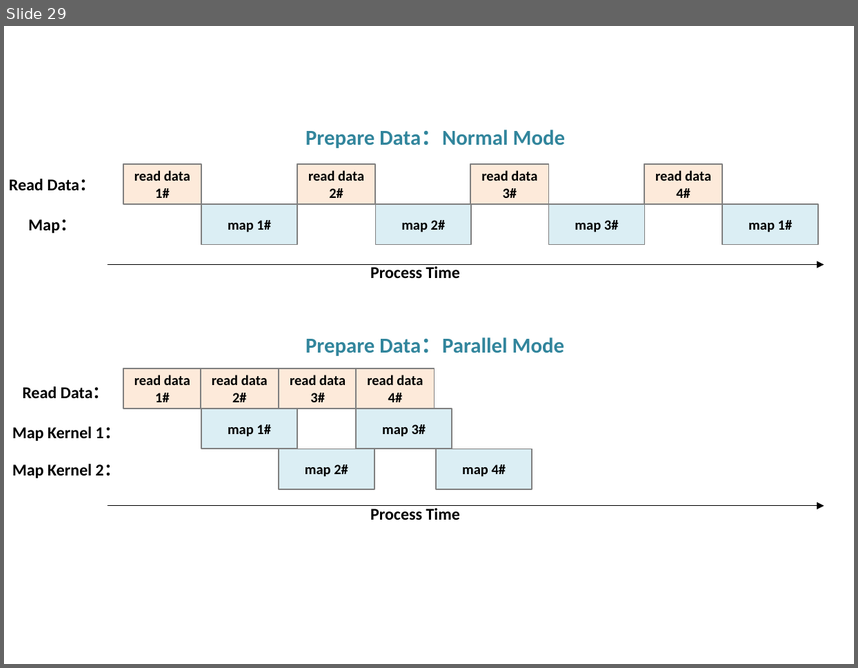
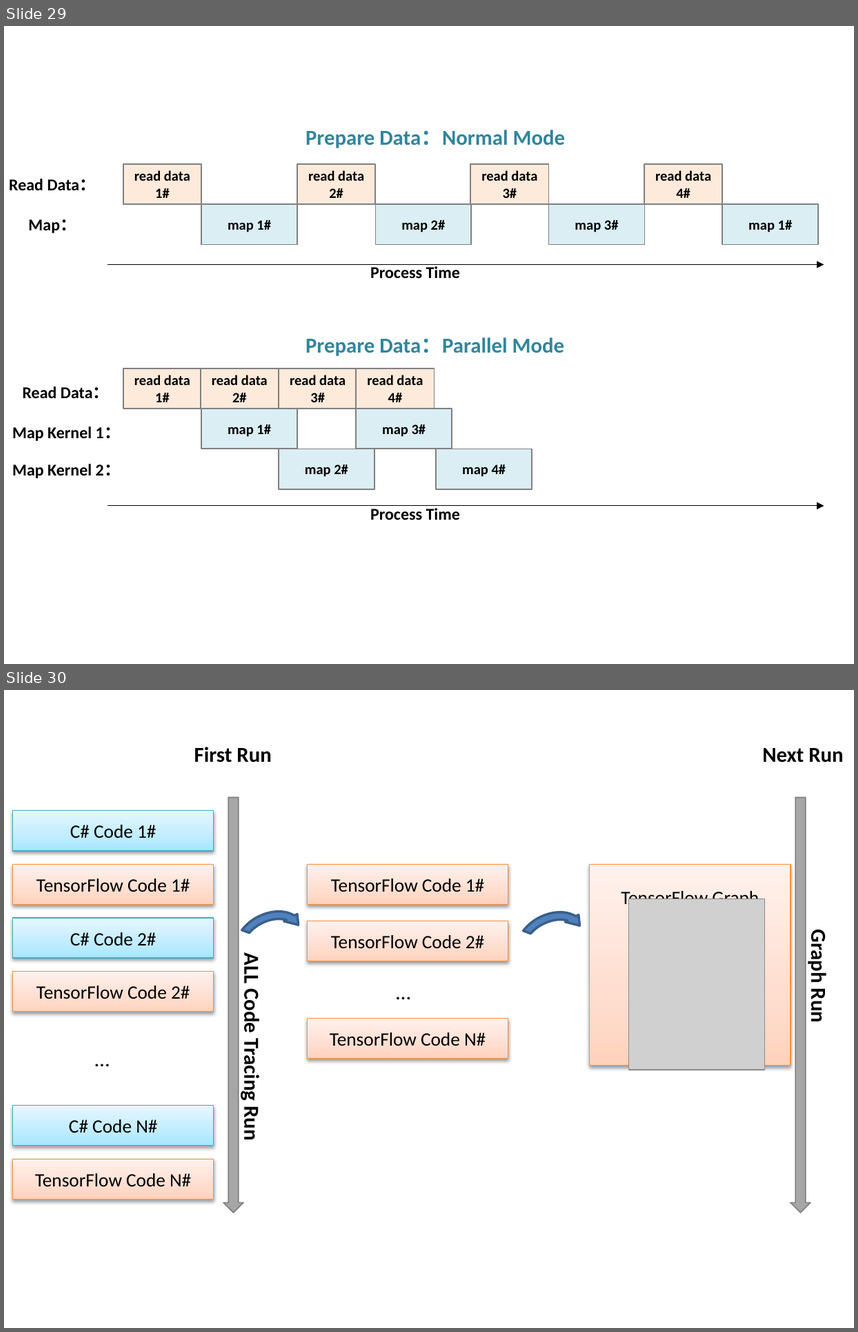
Before and after one commit to zhamppx97/TensorFlow.NET-Tutorials, a slide deck: ppt/tf.reduce_mean.pptx. Shown one above the other, each under a label of ours: slide 29 before the commit, slides 29 and 30 after it. The pictures are 858x668 and 858x1332 pixels, drawn with LibreOffice and Linux fonts; fonts in the diff are those of the drawing; grey boxes stand for pictures. Boxes give left, top, right and bottom in pixels: in the first picture for what was removed or moved away, otherwise in the second. Text is boxed around its words. In the diff, an @@ line names an element or a change of style, - is before the commit and + after.

Commit message:
2.9 AutoGraph done.

```diff
--- a/ppt/tf.reduce_mean.pptx
+++ b/ppt/tf.reduce_mean.pptx
@@ slide 30 added at (4, 690, 854, 1328), background #FFFFFF @@
@@ text added at (194, 747, 271, 762), 18 pt, text #000000, bold @@
+First Run
@@ text added at (762, 748, 843, 762), 18 pt, text #000000, bold @@
+Next Run
@@ rectangle added at (12, 811, 213, 851), fill gradient #A7E6FF to #C1EDFF to #E7F8FF, outline #46AAC5 0.75 pt, 16 pt, text #000000 @@
+C# Code 1#
@@ down arrow added at (223, 797, 243, 1212), fill #A6A6A6, outline #808080 1 pt @@
@@ down arrow added at (791, 797, 811, 1212), fill #A6A6A6, outline #808080 1 pt @@
@@ rectangle added at (12, 865, 213, 904), fill gradient #FFD2BD to #FFDED0 to #FFF2ED, outline #F69240 0.75 pt, 16 pt, text #000000 @@
+TensorFlow Code 1#
@@ rectangle added at (308, 865, 508, 904), fill gradient #FFD2BD to #FFDED0 to #FFF2ED, outline #F69240 0.75 pt, 16 pt, text #000000 @@
+TensorFlow Code 1#
@@ rectangle added at (590, 865, 791, 1065), fill gradient #FFD2BD to #FFDED0 to #FFF2ED, outline #F69240 0.75 pt, 16 pt, text #000000 @@
+TensorFlow Graph
@@ circular arrow added at (220, 895, 319, 986), fill #4F81BD, outline #3A5F8C 2 pt @@
@@ circular arrow added at (501, 896, 600, 987), fill #4F81BD, outline #3A5F8C 2 pt @@
@@ picture added at (629, 898, 765, 1069) @@
@@ rectangle added at (12, 918, 213, 958), fill gradient #A7E6FF to #C1EDFF to #E7F8FF, outline #46AAC5 0.75 pt, 16 pt, text #000000 @@
+C# Code 2#
@@ rectangle added at (308, 921, 508, 961), fill gradient #FFD2BD to #FFDED0 to #FFF2ED, outline #F69240 0.75 pt, 16 pt, text #000000 @@
+TensorFlow Code 2#
@@ text added at (806, 934, 832, 1022), 18 pt, text #000000, bold @@
+Graph Run
@@ text added at (239, 956, 265, 1139), 18 pt, text #000000, bold @@
+ALL Code Tracing Run
@@ rectangle added at (12, 972, 213, 1012), fill gradient #FFD2BD to #FFDED0 to #FFF2ED, outline #F69240 0.75 pt, 16 pt, text #000000 @@
+TensorFlow Code 2#
@@ text added at (388, 974, 419, 1008), 18 pt, text #000000 @@
+…
@@ rectangle added at (308, 1018, 508, 1058), fill gradient #FFD2BD to #FFDED0 to #FFF2ED, outline #F69240 0.75 pt, 16 pt, text #000000 @@
+TensorFlow Code N#
@@ text added at (87, 1041, 119, 1075), 18 pt, text #000000 @@
+…
@@ rectangle added at (12, 1105, 213, 1145), fill gradient #A7E6FF to #C1EDFF to #E7F8FF, outline #46AAC5 0.75 pt, 16 pt, text #000000 @@
+C# Code N#
@@ rectangle added at (12, 1159, 213, 1199), fill gradient #FFD2BD to #FFDED0 to #FFF2ED, outline #F69240 0.75 pt, 16 pt, text #000000 @@
+TensorFlow Code N#
```
Also in this commit, not shown: 1 slide removed, 2 other files.
